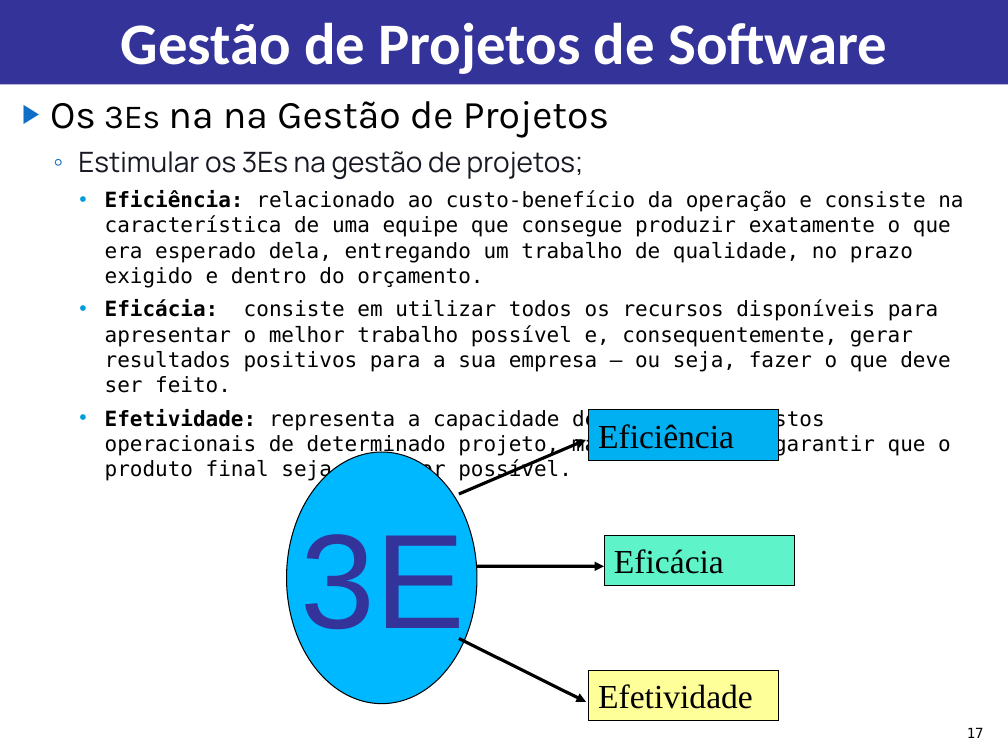
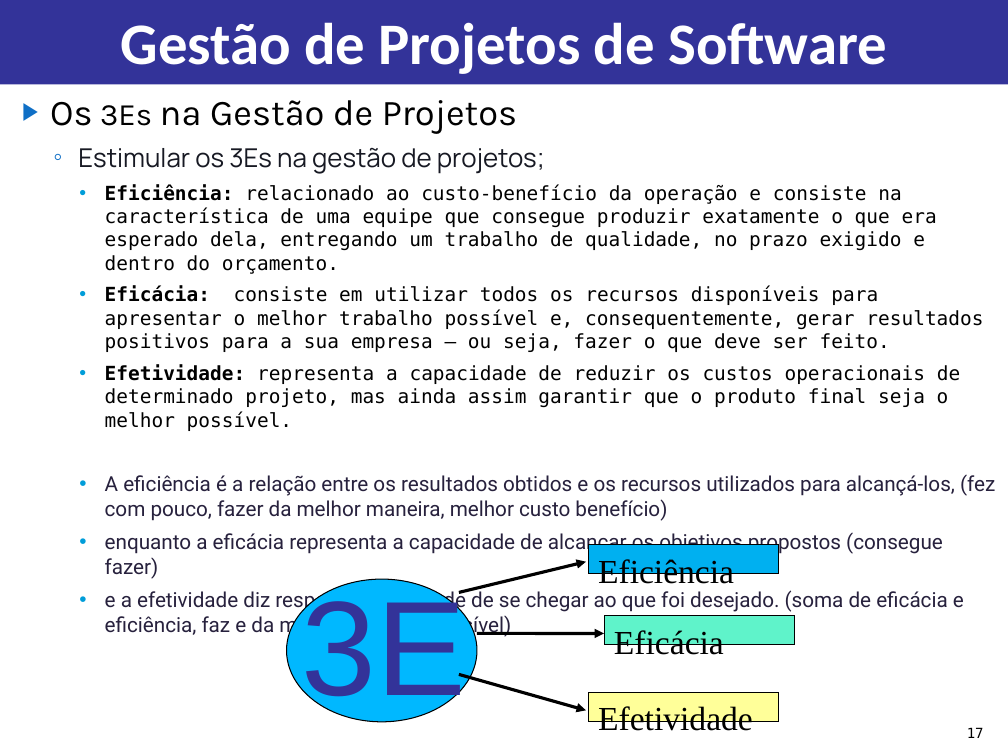
Before and after one commit to jharbes/GESTAO-DE-PROJETO-SOFTWARE, a slide deck: slide 17 of Aulas 1ro Bim/Aula 1 e 2 - Introdução GPS.pptx. Drawn at 1008x756 pixels with LibreOffice and Linux fonts; fonts in the diff are those of the drawing. Boxes give left, top, right and bottom in pixels: in the first picture for what was removed or moved away, otherwise in the second. Text is boxed around its words. In the diff, an @@ line names an element or a change of style, - is before the commit and + after.

```diff
--- a/Aulas 1ro Bim/Aula 1 e 2 - Introdução GPS.pptx
+++ b/Aulas 1ro Bim/Aula 1 e 2 - Introdução GPS.pptx
@@ text at box(50, 100, 517, 134): text changed; size 28 to 25.9 pt @@
-▶ Os 3Es na na Gestão de Projetos
+▶ Os 3Es na Gestão de Projetos
@@ text at box(78, 148, 983, 431): size 20 to 18.5 pt in "Estimular os 3Es na gestão de projetos;"; size 15 to 13.9 pt in "Eficiência: relacionado ao custo-benefício da operação e ...", "Eficácia: consiste em utilizar todos os recursos ...", "Efetividade: representa a capacidade de reduzir os ..." @@
@@ text at box(105, 474, 995, 638): paragraphs added @@
+    • A eficiência é a relação entre os resultados obtidos e os recursos utilizados para alcançá-los, (fez com pouco, fazer da melhor maneira, melhor custo benefício)
+    • enquanto a eficácia representa a capacidade de alcançar os objetivos propostos (consegue fazer)
+    • e a efetividade diz respeito à habilidade de se chegar ao que foi desejado. (soma de eficácia e eficiência, faz e da melhor maneira possível)
@@ text "3E" rewrapped from box(301, 534, 465, 652) to box(302, 589, 466, 719) @@
@@ arrow moved from (459, 494) - (586, 439) to (459, 593) - (586, 561) @@
@@ rectangle "Eficiência": place and size @@
-rectangle "Eficiência" at box(588, 410, 778, 461)
+rectangle "Eficiência" at box(588, 544, 778, 574)
@@ ellipse: place and size @@
-ellipse at box(286, 452, 477, 704)
+ellipse at box(286, 580, 477, 723)
@@ rectangle "Eficácia": place and size @@
-rectangle "Eficácia" at box(604, 535, 794, 586)
+rectangle "Eficácia" at box(604, 616, 794, 645)
@@ arrow moved from (477, 566) - (604, 566) to (477, 633) - (604, 633) @@
@@ arrow moved from (459, 638) - (586, 702) to (459, 674) - (586, 711) @@
@@ rectangle "Efetividade": place and size @@
-rectangle "Efetividade" at box(588, 670, 778, 721)
+rectangle "Efetividade" at box(588, 692, 778, 722)
```
Also in this commit, not shown: 2 other slides changed.
